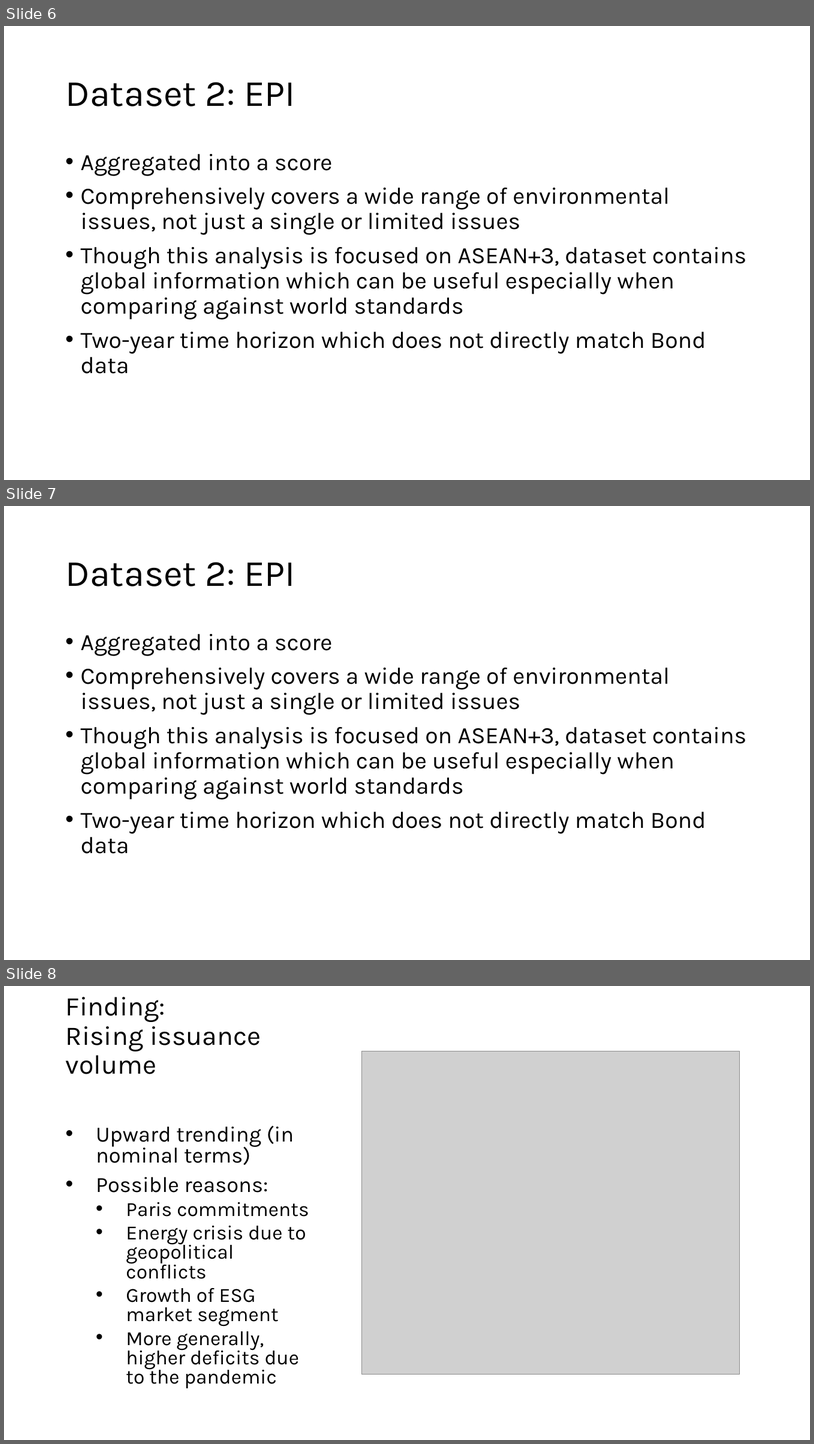
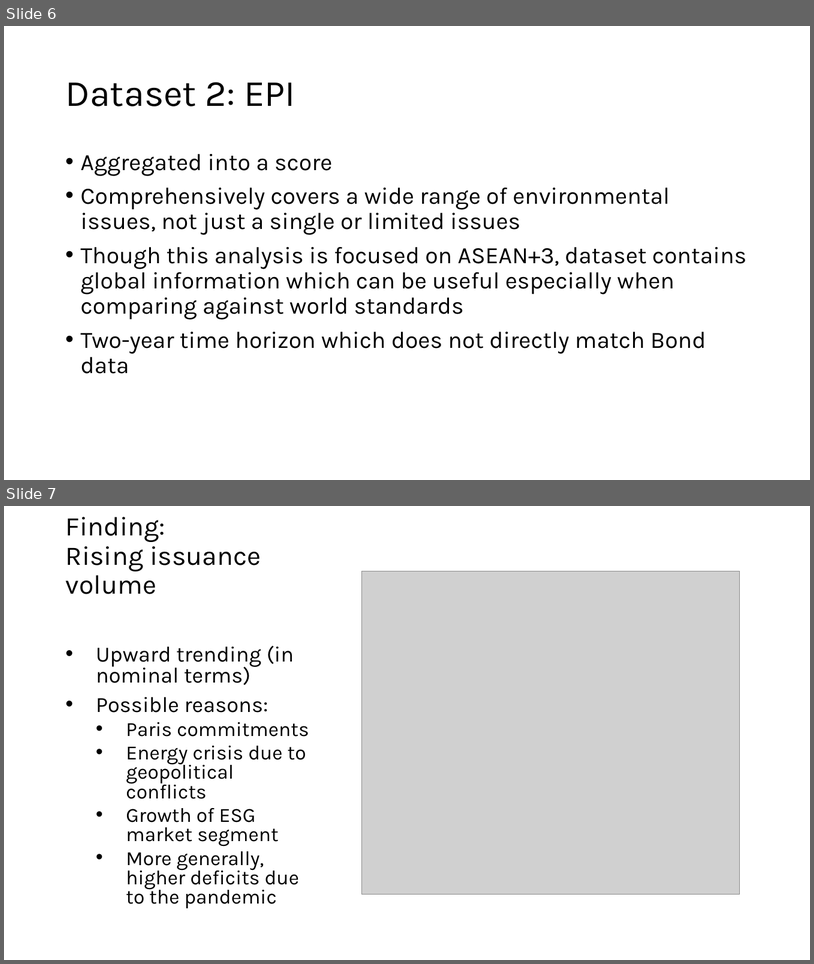
Before and after one commit to hirokurachi/final, a slide deck: final_slides.pptx. Shown one above the other, each under a label of ours: slides 6, 7 and 8 before the commit, slides 6 and 7 after it. The pictures are 814x1444 and 814x964 pixels, drawn with LibreOffice and Linux fonts; fonts in the diff are those of the drawing; grey boxes stand for pictures. Boxes give left, top, right and bottom in pixels: in the first picture for what was removed or moved away, otherwise in the second. Text is boxed around its words. In the diff, an @@ line names an element or a change of style, - is before the commit and + after.

```diff
--- a/final_slides.pptx
+++ b/final_slides.pptx
@@ slide 7 removed at (x1=4, y1=506, x2=810, y2=960), background #FFFFFF @@
@@ title removed at (x1=65, y1=562, x2=296, y2=586) @@
-Dataset 2: EPI
@@ text removed at (x1=81, y1=634, x2=747, y2=853) @@
-• Aggregated into a score
-• Comprehensively covers a wide range of environmental issues, not just a single or limited issues
-• Though this analysis is focused on ASEAN+3, dataset contains global information which can be useful especially when comparing against world standards
-• Two-year time horizon which does not directly match Bond data
@@ what was slide 8 is now slide 7 @@
```
Also in this commit, not shown: 2 other files.
